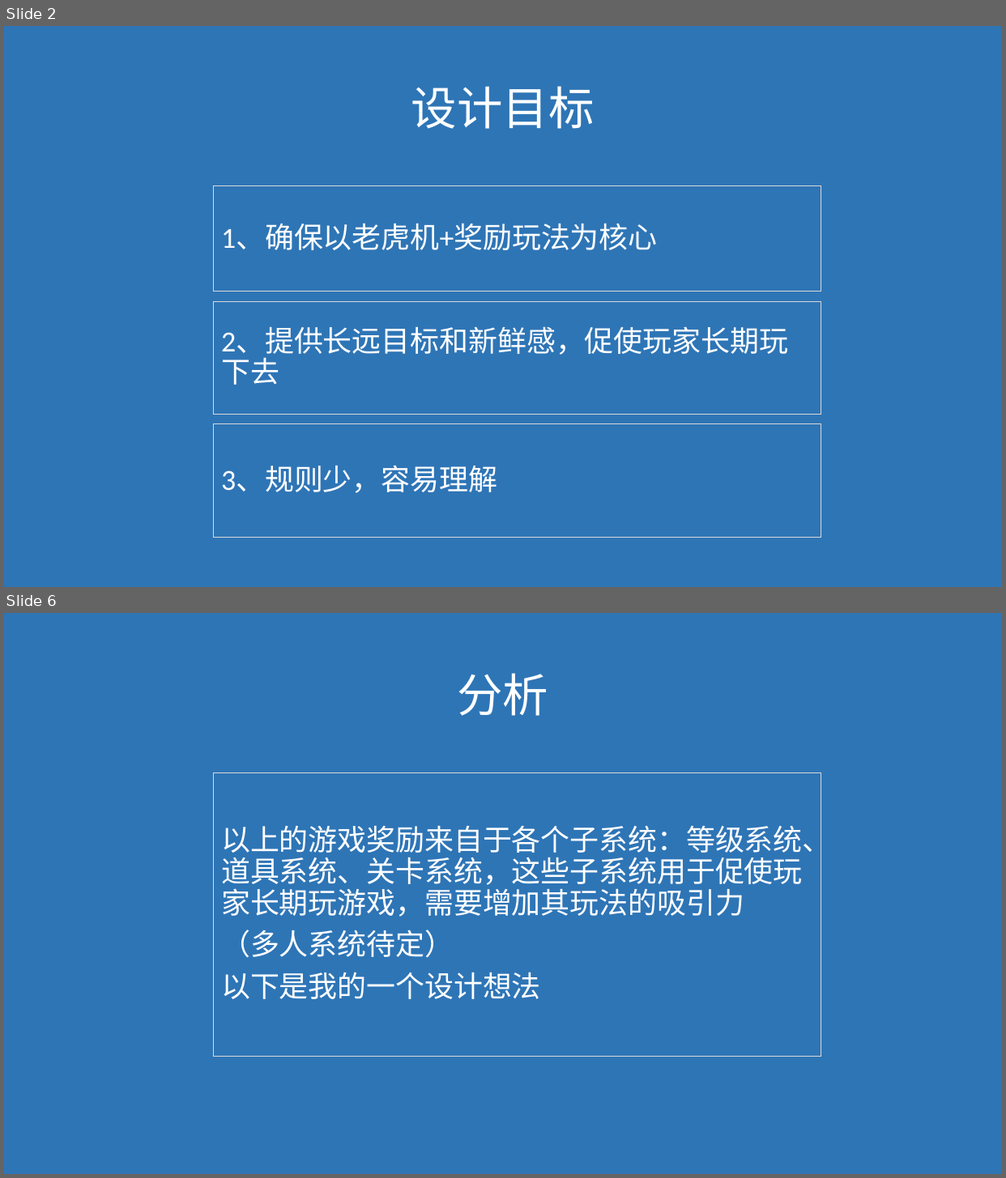
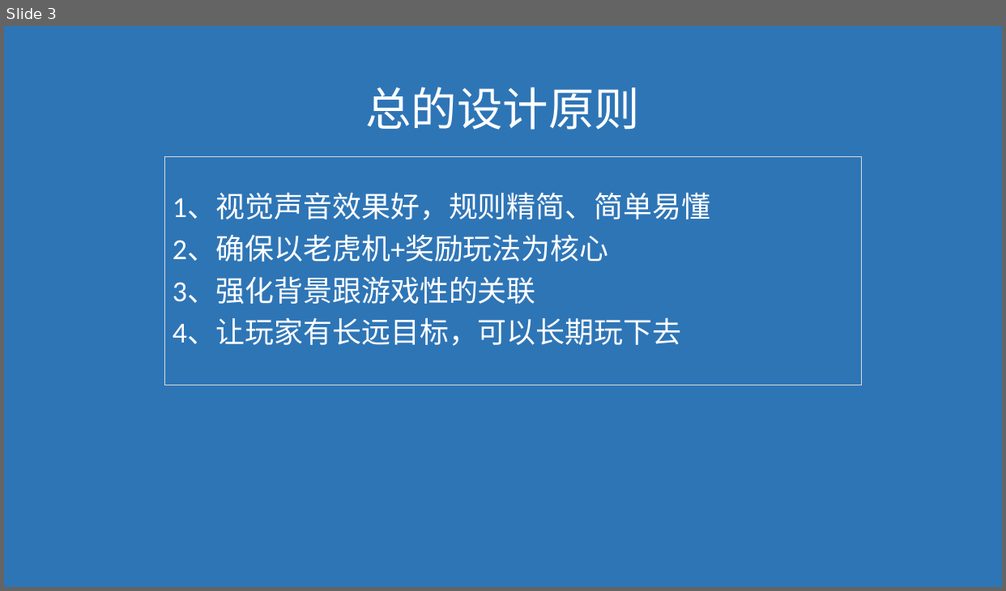
Before and after one commit to janryf/mygame, a slide deck: 构想.pptx. Shown one above the other, each under a label of ours: slides 2 and 6 before the commit, slide 3 after it; the slides between them are not shown. The pictures are 1006x1178 and 1006x591 pixels, drawn with LibreOffice and Linux fonts; fonts in the diff are those of the drawing. Boxes give left, top, right and bottom in pixels: in the first picture for what was removed or moved away, otherwise in the second. Text is boxed around its words. In the diff, an @@ line names an element or a change of style, - is before the commit and + after.

```diff
--- a/构想.pptx
+++ b/构想.pptx
@@ slide 6 removed at box(4, 613, 1002, 1174), background #2E75B6 @@
@@ text removed at box(457, 673, 548, 716) @@
-分析
@@ rectangle removed at box(214, 773, 821, 1056) @@
-以上的游戏奖励来自于各个子系统：等级系统、道具系统、关卡系统，这些子系统用于促使玩家长期玩游戏，需要增加其玩法的吸引力
-（多人系统待定）
-以下是我的一个设计想法
@@ what was slide 2 is now slide 3 @@
@@ slide 3 changed as well @@
@@ text at box(365, 87, 640, 130): text changed @@
-设计目标
+总的设计原则
@@ rectangle "1、视觉声音效果好，规则精简、简单易懂": place and size @@
-rectangle "1、视觉声音效果好，规则精简、简单易懂" at box(214, 186, 821, 291)
+rectangle "1、视觉声音效果好，规则精简、简单易懂" at box(165, 157, 862, 386)
@@ text in rectangle at box(172, 194, 710, 346): text changed @@
-1、确保以老虎机+奖励玩法为核心
+1、视觉声音效果好，规则精简、简单易懂
+2、确保以老虎机+奖励玩法为核心
+3、强化背景跟游戏性的关联
+4、让玩家有长远目标，可以长期玩下去
@@ rectangle removed at box(214, 301, 821, 415) @@
-2、提供长远目标和新鲜感，促使玩家长期玩下去
@@ rectangle removed at box(214, 425, 821, 537) @@
-3、规则少，容易理解
```
Also in this commit, not shown: 17 slides added, 5 other slides removed, 7 other files.
